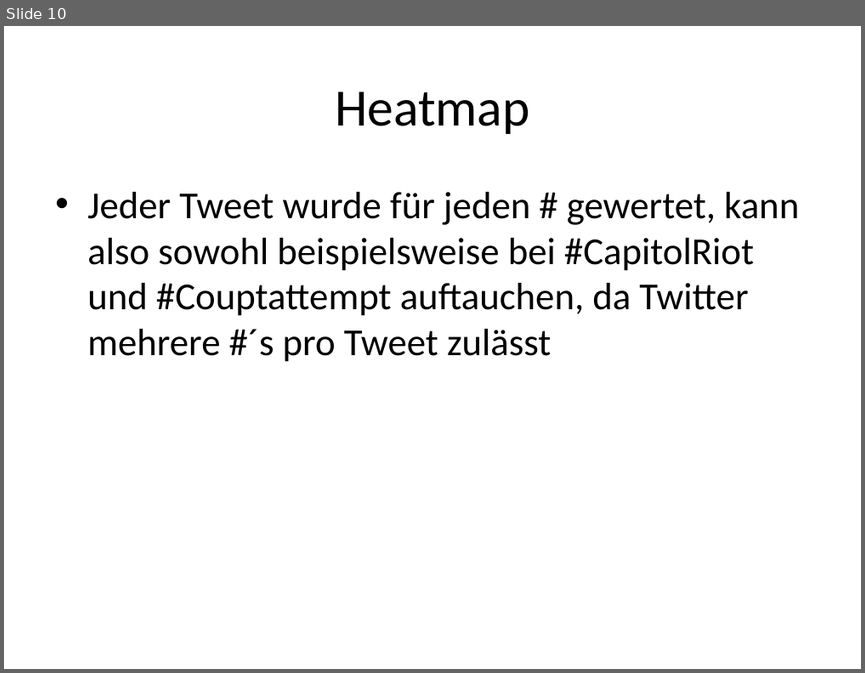
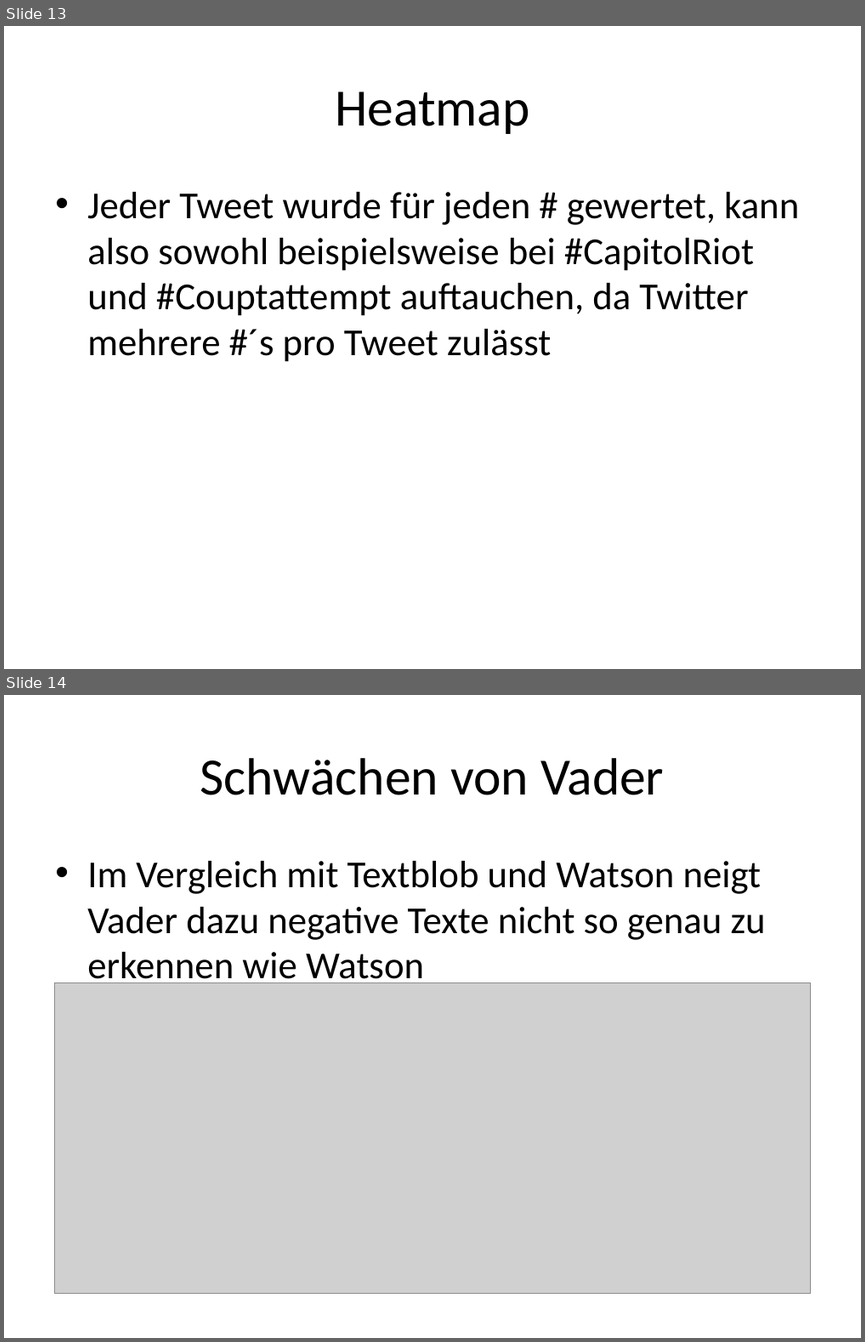
Before and after one commit to kekpja/HSAnalyse, a slide deck: Sentimentanalyse mit Vader.pptx. Shown one above the other, each under a label of ours: slide 10 before the commit, slides 13 and 14 after it. The pictures are 865x673 and 865x1342 pixels, drawn with LibreOffice and Linux fonts; fonts in the diff are those of the drawing; grey boxes stand for pictures. Boxes give left, top, right and bottom in pixels: in the first picture for what was removed or moved away, otherwise in the second. Text is boxed around its words. In the diff, an @@ line names an element or a change of style, - is before the commit and + after.

```diff
--- a/Sentimentanalyse mit Vader.pptx
+++ b/Sentimentanalyse mit Vader.pptx
@@ slide 14 added at (4, 695, 861, 1338), background #FFFFFF @@
@@ title added at (200, 758, 664, 795), 44 pt, text #000000 @@
+Schwächen von Vader
@@ text added at (87, 861, 766, 988), 32 pt, text #000000 @@
+• Im Vergleich mit Textblob und Watson neigt Vader dazu negative Texte nicht so genau zu erkennen wie Watson
@@ picture added at (54, 983, 811, 1293) @@
@@ what was slide 10 is now slide 13 @@
```
Also in this commit, not shown: 2 slides changed, 3 other slides added.
